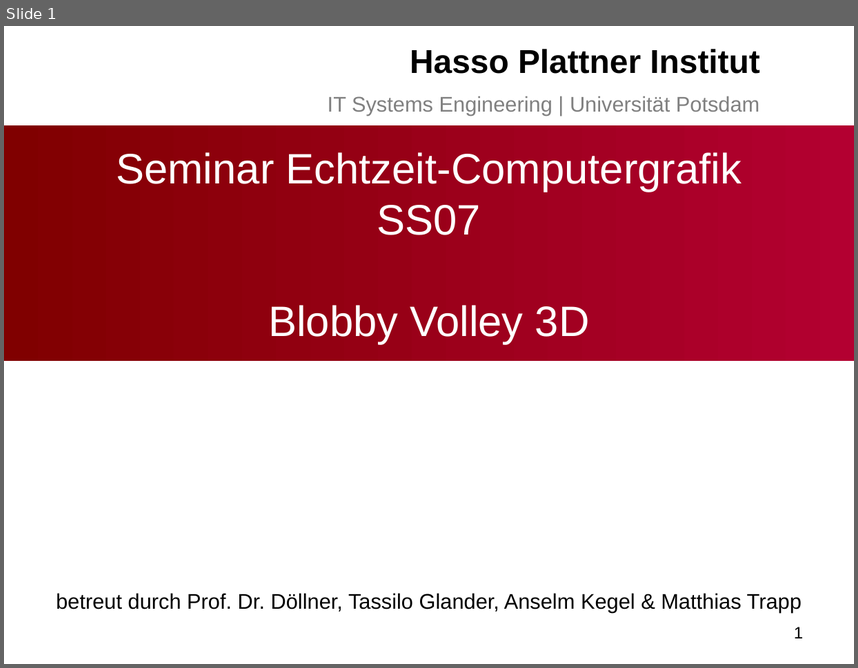
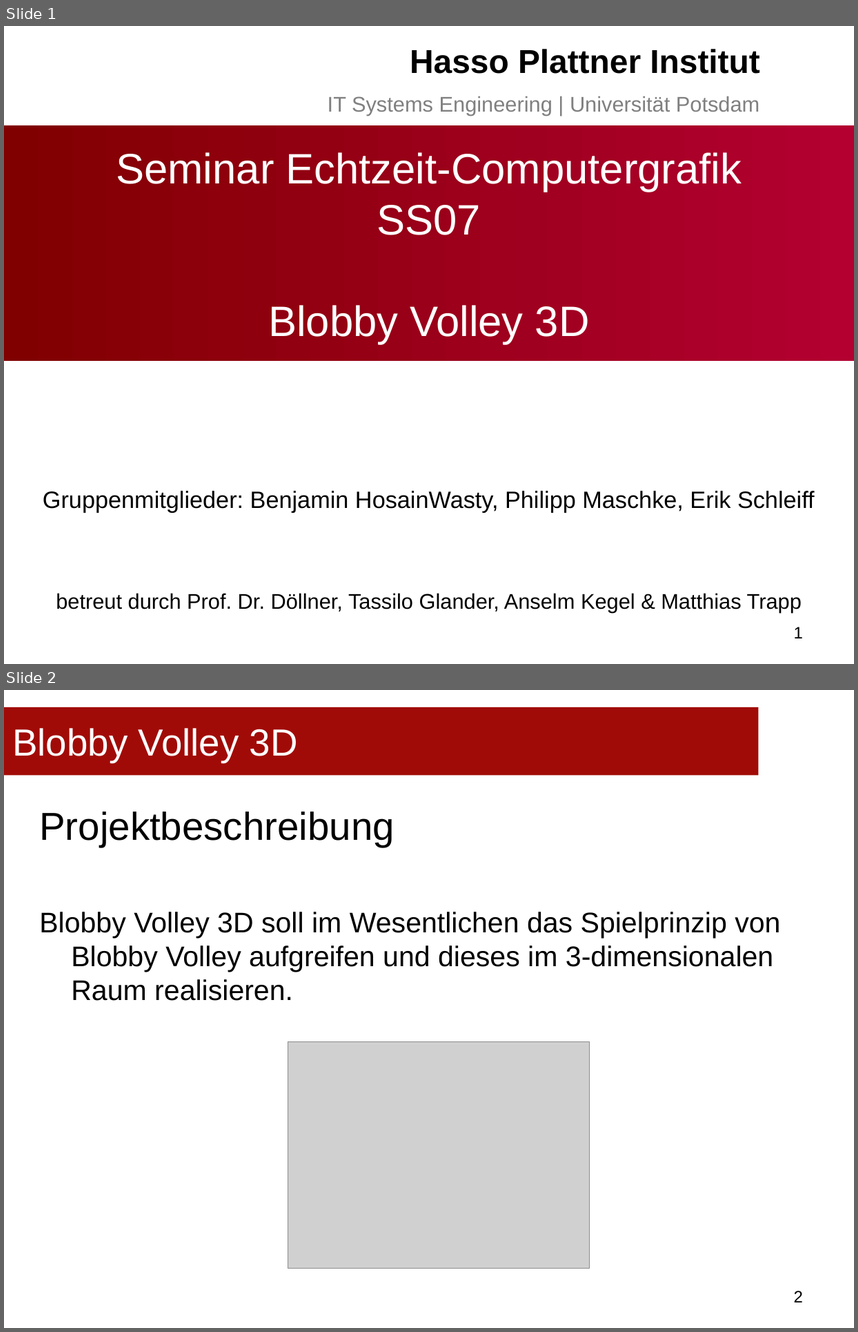
Before and after one commit to bwasty/blobby-volley-3d, a slide deck: Präsentationen/Slides-Konzeptpräsentation.ppt. Shown one above the other, each under a label of ours: slide 1 before the commit, slides 1 and 2 after it. The pictures are 858x668 and 858x1332 pixels, drawn with LibreOffice and Linux fonts; fonts in the diff are those of the drawing; grey boxes stand for pictures; background and template pictures are left out. Boxes give left, top, right and bottom in pixels: in the first picture for what was removed or moved away, otherwise in the second. Text is boxed around its words. In the diff, an @@ line names an element or a change of style, - is before the commit and + after.

```diff
--- a/Präsentationen/Slides-Konzeptpräsentation.ppt
+++ b/Präsentationen/Slides-Konzeptpräsentation.ppt
@@ slide 2 added at bbox=[4, 690, 854, 1328], background #FFFFFF @@
@@ title added at bbox=[4, 707, 759, 775], fill #A10B07, 32 pt, text #FFFFFF @@
+Blobby Volley 3D
@@ text added at bbox=[39, 811, 780, 1000], 24 pt, text #000000 @@
+Projektbeschreibung
+Blobby Volley 3D soll im Wesentlichen das Spielprinzip von Blobby Volley aufgreifen und dieses im 3-dimensionalen Raum realisieren.
@@ picture added at bbox=[288, 1041, 590, 1268] @@
@@ page number added at bbox=[794, 1290, 803, 1302], 14 pt, text #000000 @@
+2
@@ slide 1 changed as well @@
@@ subtitle added at bbox=[43, 490, 815, 512], 20 pt, text #000000 @@
+Gruppenmitglieder: Benjamin HosainWasty, Philipp Maschke, Erik Schleiff
```
Also in this commit, not shown: 2 other slides changed, 1 other slide added, 3 slides removed.
